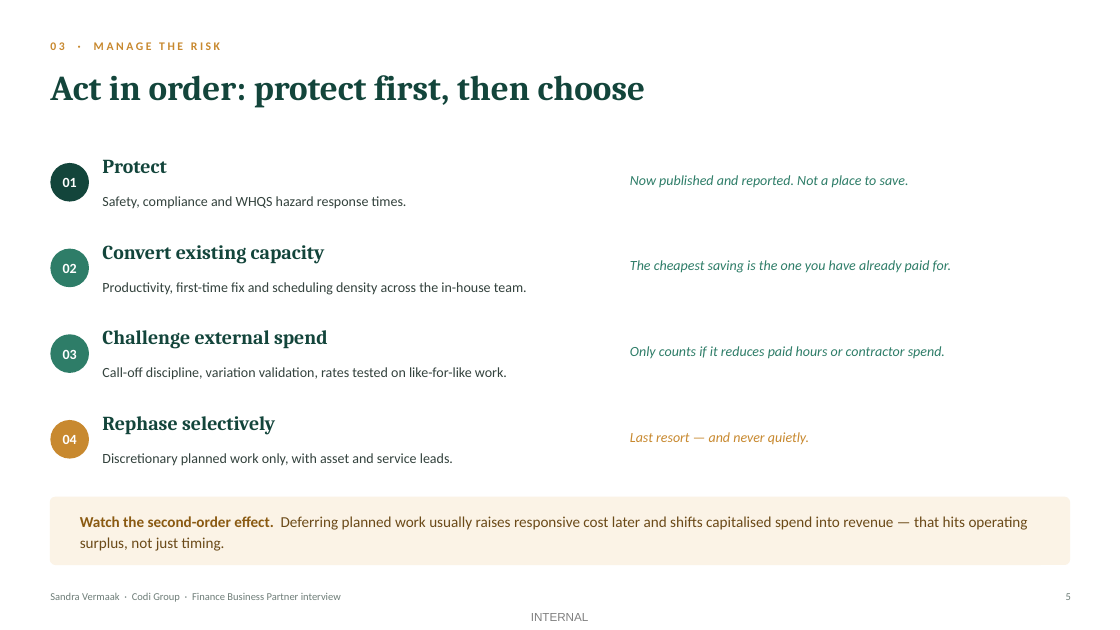
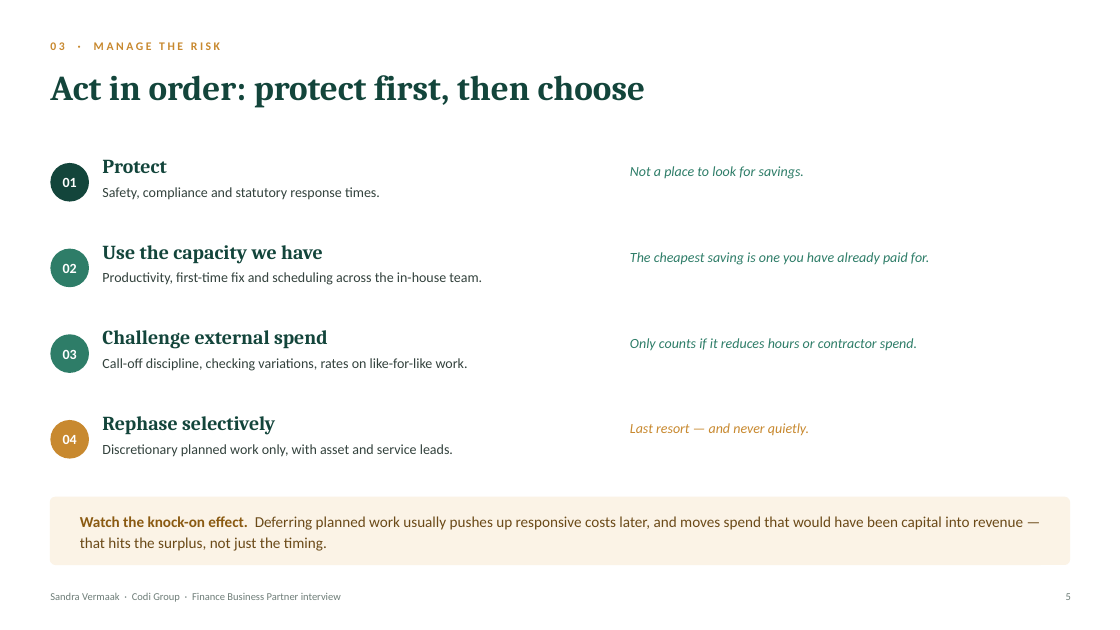
Before and after one commit to JustusVermaakSkystrm/rugby-rwc-2027, a slide deck: slide 5 of briefings/Codi_Presentation_Sandra_Vermaak.pptx. Drawn at 1120x630 pixels with LibreOffice and Linux fonts; fonts in the diff are those of the drawing. Boxes give left, top, right and bottom in pixels: in the first picture for what was removed or moved away, otherwise in the second. Text is boxed around its words. In the diff, an @@ line names an element or a change of style, - is before the commit and + after.

```diff
--- a/briefings/Codi_Presentation_Sandra_Vermaak.pptx
+++ b/briefings/Codi_Presentation_Sandra_Vermaak.pptx
@@ vertical alignment middle to top in 8 elements at [630, 423, 809, 435], [102, 444, 453, 457], [630, 252, 929, 265], [102, 272, 482, 285], [630, 338, 917, 351], [102, 358, 468, 371], [102, 187, 380, 199], [630, 166, 804, 179] @@
@@ text at [630, 166, 804, 179]: text changed @@
-Now published and reported. Not a place to save.
+Not a place to look for savings.
@@ text at [102, 187, 380, 199]: text changed @@
-Safety, compliance and WHQS hazard response times.
+Safety, compliance and statutory response times.
@@ text at [102, 245, 323, 264]: text changed @@
-Convert existing capacity
+Use the capacity we have
@@ text at [630, 252, 929, 265]: text changed @@
-The cheapest saving is the one you have already paid for.
+The cheapest saving is one you have already paid for.
@@ text at [102, 272, 482, 285]: text changed @@
-Productivity, first-time fix and scheduling density across the in-house team.
+Productivity, first-time fix and scheduling across the in-house team.
@@ text at [102, 358, 468, 371]: text changed @@
-Call-off discipline, variation validation, rates tested on like-for-like work.
+Call-off discipline, checking variations, rates on like-for-like work.
@@ text at [630, 338, 917, 351]: text changed @@
-Only counts if it reduces paid hours or contractor spend.
+Only counts if it reduces hours or contractor spend.
@@ text at [80, 516, 1023, 551]: text changed @@
-Watch the second-order effect. Deferring planned work usually raises responsive cost later and shifts capitalised spend into revenue — that hits operating surplus, not just timing.
+Watch the knock-on effect. Deferring planned work usually pushes up responsive costs later, and moves spend that would have been capital into revenue — that hits the surplus, not just the timing.
@@ text removed at [531, 613, 589, 621] @@
-INTERNAL
```
Also in this commit, not shown: 5 other slides changed, 1 slide added, 1 slide removed, 2 other files.
